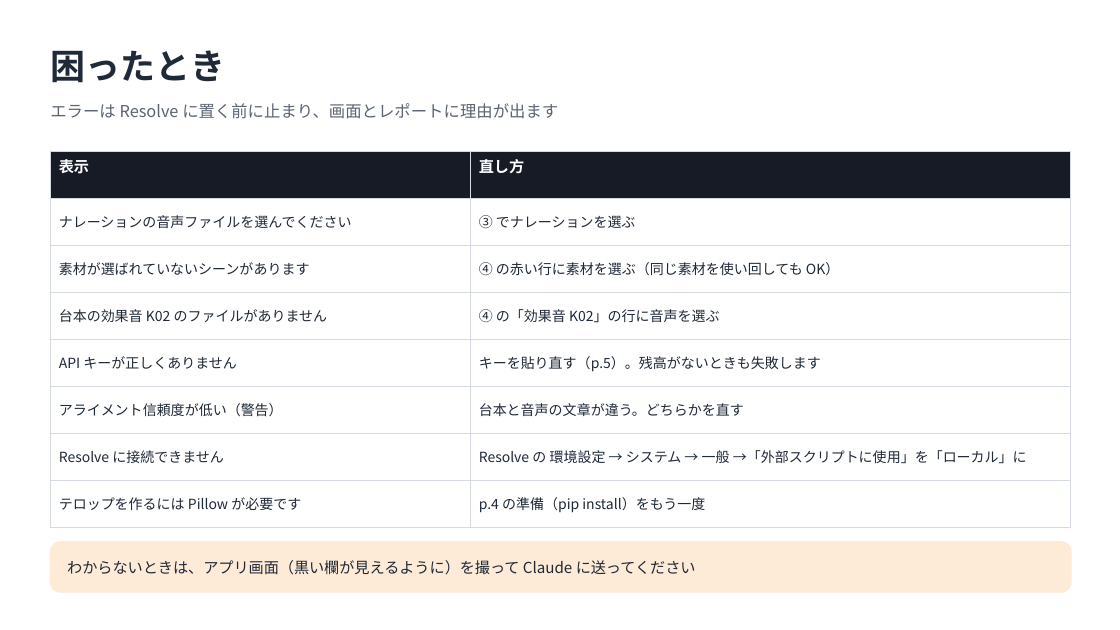
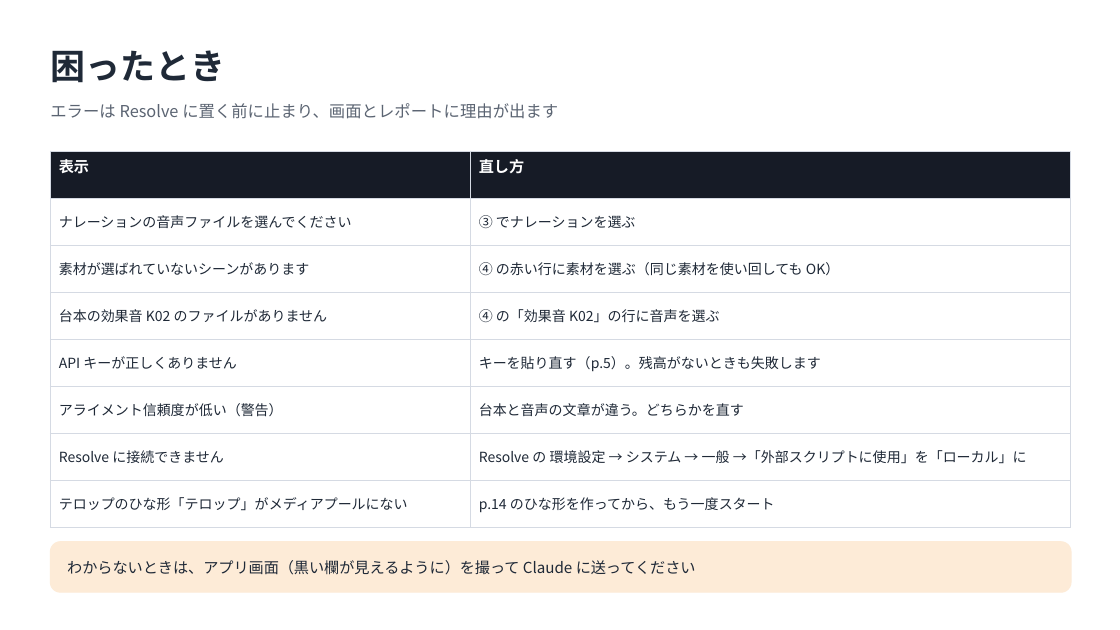
Before and after one commit to uru4848553-hub/my-first-project, a slide deck: slide 15 of 取扱説明書.pptx. Drawn at 1120x630 pixels with LibreOffice and Linux fonts; fonts in the diff are those of the drawing. Boxes give left, top, right and bottom in pixels: in the first picture for what was removed or moved away, otherwise in the second. Text is boxed around its words. In the diff, an @@ line names an element or a change of style, - is before the commit and + after.

```diff
--- a/取扱説明書.pptx
+++ b/取扱説明書.pptx
@@ table at box(50, 151, 1071, 517) @@
-row 8, column 1: テロップを作るには Pillow が必要です
+row 8, column 1: テロップのひな形「テロップ」がメディアプールにない
-row 8, column 2: p.4 の準備（pip install）をもう一度
+row 8, column 2: p.14 のひな形を作ってから、もう一度スタート
```
Also in this commit, not shown: 3 other slides changed, 1 slide added, 1 slide removed, 14 other files.
